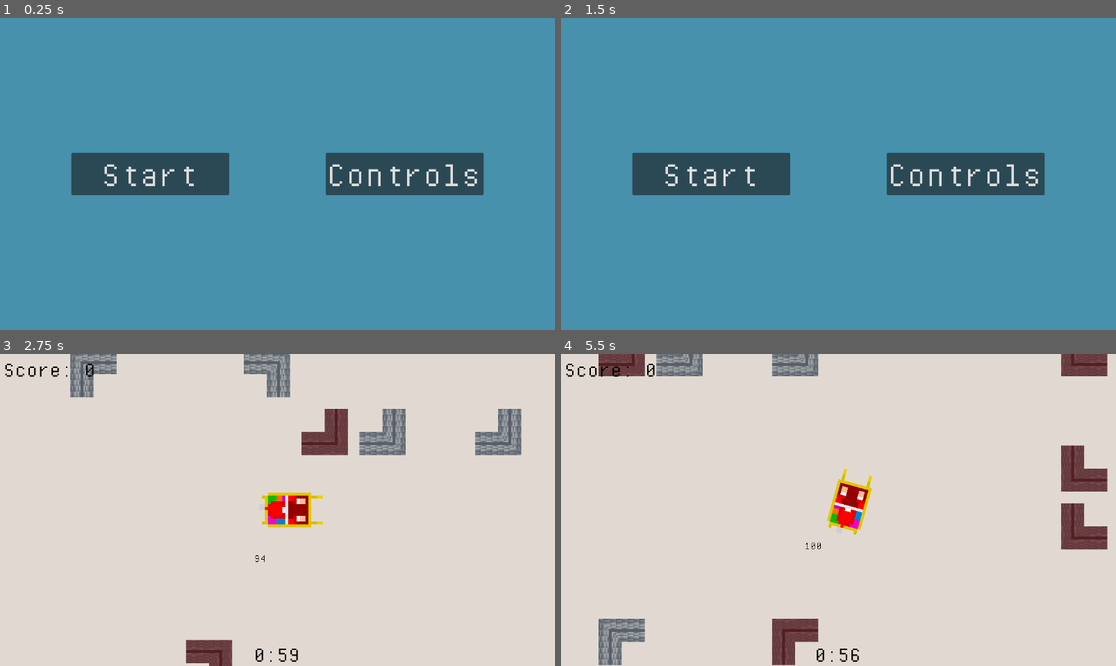
Above: before the commit, frames 1-4 (two rows, left to right).
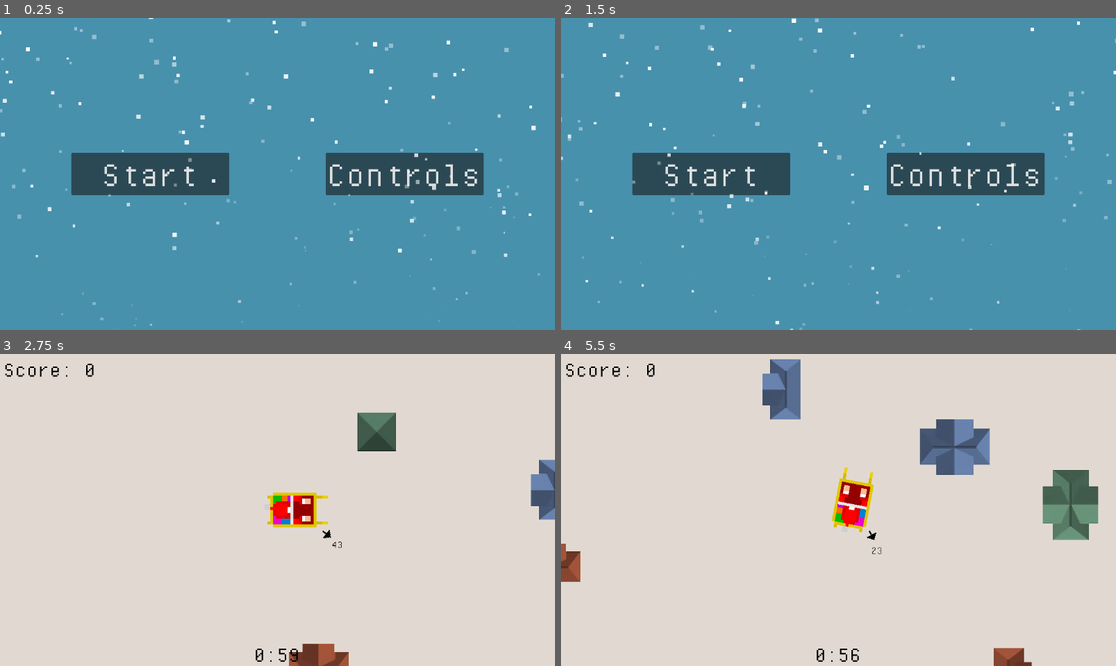
Above: after the commit, the same moments.

Repository: vindognz/RickAstleyDriving
Game: Godot game, scene res://scenes/start.tscn
Same seed, same stepped clock (60 frames per second), same inputs: the game is played once before the commit and once after it.
Inputs:
- Up to frame 1 (0.25 s): no input
- Up to frame 2 (1.5 s): click "Controls" at 0.5 s; click "Go Back" at 1.25 s
- Up to frame 3 (2.75 s): click "Start" at 2 s
- Up to frame 4 (5.5 s): tap Enter at 2.75 s; hold Right (right) 2.78-3.53 s; hold Shift (drift, bound only before the commit) 2.78-3.53 s; hold Down (reverse) 3.53-4.28 s; tap Shift (drift, bound only before the commit) at 3.6, 5.1 s; hold Right (right) 4.28-5.03 s; hold Shift (drift, bound only before the commit) 4.28-5.03 s; tap Space (drop-present) at 4.35 s; hold W (forward) from 5.03 s (still down)

The runs differ from the first frame. In frame 1, 0.9% of the frame differs, in the area x 0-98%, y 0-99%; in frame 2, 0.9%; in frame 3, 7.6%; in frame 4, 12%, in the area x 0-99%, y 0-100%.

Commit message:
new houses, fixed start snow

Diff:
--- a/project.godot
+++ b/project.godot
@@ -49,11 +49,6 @@
 , Object(InputEventKey,"resource_local_to_scene":false,"resource_name":"","device":-1,"window_id":0,"alt_pressed":false …(183 unchanged characters)…
 ]
 }
-drift={
-"deadzone": 0.5,
-"events": [Object(InputEventKey,"resource_local_to_scene":false,"resource_name":"","device":-1,"window_id":0,"alt_pressed":false,"shift_pressed":false,"ctrl_pressed":false,"meta_pressed":false,"pressed":false,"keycode":0,"physical_keycode":4194325,"key_label":0,"unicode":0,"location":0,"echo":false,"script":null)
-]
-}
 drop-present={
 "deadzone": 0.5,
 "events": [Object(InputEventKey,"resource_local_to_scene":false,"resource_name":"","device":-1,"window_id":0,"alt_press …(191 unchanged characters)…
--- a/scenes/controls.tscn
+++ b/scenes/controls.tscn
@@ -60,10 +60,10 @@
 anchor_top = 0.5
 anchor_right = 0.5
 anchor_bottom = 0.5
-offset_left = -1438.0
-offset_top = -925.5
-offset_right = 1438.0
-offset_bottom = 925.5
+offset_left = -960.0
+offset_top = -540.0
+offset_right = 960.0
+offset_bottom = 540.0
 grow_horizontal = 2
 grow_vertical = 2
 size_flags_horizontal = 4
@@ -78,9 +78,9 @@
 anchor_right = 1.0
 anchor_bottom = 0.5
 offset_left = -242.0
-offset_top = -162.0
+offset_top = -132.0
 offset_right = -128.0
-offset_bottom = -34.0
+offset_bottom = -24.0
 grow_horizontal = 0
 grow_vertical = 2
 scale = Vector2(2, 2)
@@ -88,13 +88,12 @@
 theme_override_fonts/font = ExtResource("1_73jo2")
 theme_override_font_sizes/font_size = 16
 allow_search = false
-item_count = 6
+item_count = 5
 item_0/text = "Move Forward"
 item_1/text = "Move Down"
 item_2/text = "Move Left"
 item_3/text = "Move Right"
-item_4/text = "Drift"
-item_5/text = "Drop Present"
+item_4/text = "Drop Present"
 
 [node name="Binds" type="ItemList" parent="."]
 layout_mode = 1
@@ -104,9 +103,9 @@
 anchor_right = 1.0
 anchor_bottom = 0.5
 offset_left = 14.0
-offset_top = -162.0
+offset_top = -132.0
 offset_right = 128.0
-offset_bottom = -34.0
+offset_bottom = -24.0
 grow_horizontal = 0
 grow_vertical = 2
 scale = Vector2(2, 2)
@@ -114,13 +113,12 @@
 theme_override_fonts/font = ExtResource("1_73jo2")
 theme_override_font_sizes/font_size = 16
 allow_search = false
-item_count = 6
+item_count = 5
 item_0/text = "Up / W"
 item_1/text = "Down / S"
 item_2/text = "Left / A"
 item_3/text = "Right / D"
-item_4/text = "Shift"
-item_5/text = "Space"
+item_4/text = "Space"
 
 [node name="GoBackButton" type="Button" parent="."]
 layout_mode = 1
@@ -141,13 +139,6 @@
 theme_override_font_sizes/font_size = 80
 text = "Go Back"
 
-[node name="GPUParticles2D" type="GPUParticles2D" parent="."]
-position = Vector2(192, -427)
-amount = 500
-process_material = SubResource("ParticleProcessMaterial_bw5ec")
-lifetime = 20.0
-preprocess = 30.0
-
 [node name="Label" type="Label" parent="."]
 layout_mode = 1
 anchors_preset = 5
@@ -162,4 +153,13 @@
 theme_override_font_sizes/font_size = 48
 text = "(cannot be changed yet)"
 
+[node name="GPUParticles2D" type="GPUParticles2D" parent="."]
+position = Vector2(67, -540)
+amount = 500
+process_material = SubResource("ParticleProcessMaterial_h82y4")
+lifetime = 20.0
+preprocess = 30.0
+visibility_rect = Rect2(0, 0, 1000, 1000)
+trail_lifetime = 0.1
+
 [connection signal="pressed" from="GoBackButton" to="." method="_go_back_pressed"]
--- a/scenes/house.tscn
+++ b/scenes/house.tscn
@@ -1,6 +1,15 @@
-[gd_scene load_steps=2 format=3 uid="uid://cbq7tarioo4xy"]
+[gd_scene load_steps=5 format=3 uid="uid://cbq7tarioo4xy"]
 
-[ext_resource type="Texture2D" uid="uid://c4kfg2hlsvt5j" path="res://assets/sprites/houses/red.png" id="1_04fc3"]
+[ext_resource type="Shader" path="res://shaders/house.gdshader" id="1_gwxdo"]
+[ext_resource type="Texture2D" uid="uid://bb17bux3nkryd" path="res://assets/sprites/houseShapes/+.png" id="2_id51c"]
+[ext_resource type="Script" path="res://scripts/house.gd" id="3_lkkh3"]
+
+[sub_resource type="ShaderMaterial" id="ShaderMaterial_5tg6m"]
+shader = ExtResource("1_gwxdo")
+shader_parameter/colour = Vector4(280, 144, 99, 255)
 
 [node name="Building" type="Sprite2D"]
-texture = ExtResource("1_04fc3")
+material = SubResource("ShaderMaterial_5tg6m")
+scale = Vector2(0.5, 0.5)
+texture = ExtResource("2_id51c")
+script = ExtResource("3_lkkh3")
--- a/scenes/sleigh.tscn
+++ b/scenes/sleigh.tscn
@@ -1,7 +1,8 @@
-[gd_scene load_steps=6 format=3 uid="uid://ct4m78lg3umrx"]
+[gd_scene load_steps=7 format=3 uid="uid://ct4m78lg3umrx"]
 
 [ext_resource type="Script" path="res://scripts/sleigh.gd" id="1_3lbwp"]
 [ext_resource type="Texture2D" uid="uid://bc6x30i600jaq" path="res://assets/player/car.png" id="2_o0r6h"]
+[ext_resource type="Texture2D" uid="uid://coqd6vlkpv1o5" path="res://assets/sprites/arrow.png" id="4_01dq6"]
 [ext_resource type="Texture2D" uid="uid://colw24c4qa0gr" path="res://assets/player/presents.png" id="4_bk8ik"]
 [ext_resource type="FontFile" uid="uid://cnj4h0pa4keai" path="res://assets/fonts/PixelOperatorMono.ttf" id="4_t5u2y"]
 
@@ -37,11 +38,15 @@
 [node name="Marker2D" type="Marker2D" parent="."]
 rotation = 6.28319
 
-[node name="Label" type="Label" parent="Marker2D"]
-offset_left = 27.0
-offset_top = -7.0
-offset_right = 51.0
-offset_bottom = 9.0
+[node name="Sprite2D" type="Sprite2D" parent="Marker2D"]
+position = Vector2(27, -0.000120592)
+texture = ExtResource("4_01dq6")
+
+[node name="Label" type="Label" parent="Marker2D/Sprite2D"]
+offset_left = -3.57628e-05
+offset_top = -8.0
+offset_right = 24.0
+offset_bottom = 8.0
 scale = Vector2(0.5, 0.5)
 pivot_offset = Vector2(11.6617, 7.9314)
 theme_override_colors/font_color = Color(0, 0, 0, 1)
--- a/scenes/start.tscn
+++ b/scenes/start.tscn
@@ -59,10 +59,10 @@
 anchor_top = 0.5
 anchor_right = 0.5
 anchor_bottom = 0.5
-offset_left = -1438.0
-offset_top = -925.5
-offset_right = 1438.0
-offset_bottom = 925.5
+offset_left = -960.0
+offset_top = -540.0
+offset_right = 960.0
+offset_bottom = 540.0
 grow_horizontal = 2
 grow_vertical = 2
 size_flags_horizontal = 4
@@ -105,11 +105,13 @@
 text = "Controls"
 
 [node name="GPUParticles2D" type="GPUParticles2D" parent="."]
-position = Vector2(112, -468)
+position = Vector2(173, -468)
 amount = 500
 process_material = SubResource("ParticleProcessMaterial_4aie4")
 lifetime = 20.0
 preprocess = 30.0
+visibility_rect = Rect2(0, 0, 1000, 1000)
+trail_lifetime = 0.1
 
 [connection signal="pressed" from="Start" to="." method="_start_pressed"]
 [connection signal="pressed" from="Controls" to="." method="_controls_pressed"]
--- a/scripts/house-generator.gd
+++ b/scripts/house-generator.gd
@@ -9,27 +9,15 @@
 	spawnChunk(29, Vector2(-571, -314))
 
 func _process(_delta: float) -> void:
-	for house in get_tree().get_nodes_in_group("houses"):
-		if house.position.distance_to(sleigh.position) > 1500:
-			house.remove_from_group("houses")
-			house.queue_free()
-
-	if get_tree().get_nodes_in_group("houses").size() < 50:
-		spawnHouse()
-
 	if get_tree().get_nodes_in_group("targetHouse").size() != 1:
 		chooseTargetHouse()
-
-func spawnHouse():
-	pass
 
 func spawnChunk(chunkSize: int, chunkPos: Vector2):
 	for i in range(0, chunkSize):
 		for j in range(0, chunkSize):
+			randomize()
 			if randi_range(0, 10) == 0:
 				var instance = houseScene.instantiate()
-				var colour = houseColours[randi_range(0, houseColours.size()-1)]
-				instance.texture = load("res://assets/sprites/houses/" + colour + ".png")
 				instance.rotation_degrees = randi_range(0, 3) * 90
 				instance.position = chunkPos + Vector2(i, j) * 40 + Vector2(20, 20)
 				instance.add_to_group("houses")
@@ -37,10 +25,12 @@
 
 func chooseTargetHouse():
 	var possibleHouses = get_tree().get_nodes_in_group("houses")
+	randomize()
 	var targetHouse = possibleHouses[randi_range(0, possibleHouses.size()-1)]
 	targetHouse.add_to_group("targetHouse")
 
+	var shape = targetHouse.texture.resource_path.replace("res://assets/sprites/houseShapes/", "").replace(".png", "")
 	var overlaySprite = Sprite2D.new()
 	targetHouse.add_child(overlaySprite)
 
-	overlaySprite.texture = load("res://assets/sprites/chosenHouseOverlay.png")
+	overlaySprite.texture = load("res://assets/sprites/houseShapes/" + shape + "overlay.png")
--- /dev/null
+++ b/scripts/house.gd
@@ -0,0 +1,21 @@
+extends Sprite2D
+
+func _ready() -> void:
+
+	# Randomizing colour of house with shaders
+	var mat = material.duplicate()
+
+	var colours = [Vector4(280, 144, 99, 255), Vector4(180, 255, 210, 255), Vector4(180,225,300,255)]
+	randomize()
+	var random_colour = colours[randi() % colours.size()]
+
+	mat.set_shader_parameter("colour", random_colour)
+
+	material = mat
+
+
+	# Randomizing house shape from options
+	var houseShapes = ["+", "square", "t"]
+	randomize()
+	var chosenShape = houseShapes[randi() % houseShapes.size()]
+	texture = load("res://assets/sprites/houseShapes/" + chosenShape + ".png")
--- a/scripts/present.gd
+++ b/scripts/present.gd
@@ -1,6 +1,7 @@
 extends Sprite2D
 
 func _ready() -> void:
+	randomize()
 	var mat = material.duplicate()
 
 	var random_colorA = Color(randf(), randf(), randf())
--- a/scripts/sleigh.gd
+++ b/scripts/sleigh.gd
@@ -16,13 +16,6 @@
 
 	var direction := Input.get_vector("left", "right", "forward", "reverse")
 
-	if Input.is_action_pressed("drift"):
-		friction = 0.5
-		linear_damp = 1
-	else:
-		friction = 1
-		linear_damp = 2.5
-
 	if Input.is_action_just_pressed("drop-present") and not presentDropping:
 		presentDropping = true
 
@@ -37,8 +30,8 @@
 
 			var targetHouseDist = getTargetHouseDist(thePresent)
 
-			if targetHouseDist < 10:
-				Global.score += round(10/max(targetHouseDist, 0.5)**3)
+			if targetHouseDist < 30:
+				Global.score += round(10/max(targetHouseDist, 0.75)**3)
 				get_tree().get_nodes_in_group("targetHouse")[0].queue_free()
 
 			thePresent.queue_free()
@@ -91,6 +84,6 @@
 	$Marker2D.rotation = transform.looking_at(targetHouse.global_position).get_rotation()
 	$Marker2D.rotation -= rotation
 
-	$Marker2D/Label.rotation = -$Marker2D.rotation - rotation
+	$Marker2D/Sprite2D/Label.rotation = -$Marker2D.rotation - rotation
 
-	$Marker2D/Label.text = str(round(targetHouse.position.distance_to(position)/10))
+	$Marker2D/Sprite2D/Label.text = str(round(targetHouse.position.distance_to(position)/10))
--- /dev/null
+++ b/shaders/house.gdshader
@@ -0,0 +1,12 @@
+shader_type canvas_item;
+
+uniform vec4 colour = vec4(280, 144, 99, 255); // BRICK-ISH
+//uniform vec4 colour = vec4(180, 255, 210, 255); // GREEN
+//uniform vec4 colour = vec4(180,225,300,255); // BLUE
+
+void fragment() {
+	vec4 brightness = texture(TEXTURE, UV);
+	if (brightness.a != 0.0) {
+		COLOR = colour/255.0 * brightness;
+	}
+}
Binary file added: assets/sprites/arrow.png
Not shown, added: assets/sprites/arrow.png.import
Binary file removed: assets/sprites/chosenHouseOverlay.png
Binary file added: assets/sprites/houseShapes/+.png
Not shown, added: assets/sprites/houseShapes/+.png.import
Binary file added: assets/sprites/houseShapes/+overlay.png
Not shown, added: assets/sprites/houseShapes/+overlay.png.import
Binary file added: assets/sprites/houseShapes/square.png
Not shown, added: assets/sprites/houseShapes/square.png.import
Binary file added: assets/sprites/houseShapes/squareoverlay.png
Not shown, added: assets/sprites/houseShapes/squareoverlay.png.import
Binary file added: assets/sprites/houseShapes/t.png
(and 11 more such lines)
